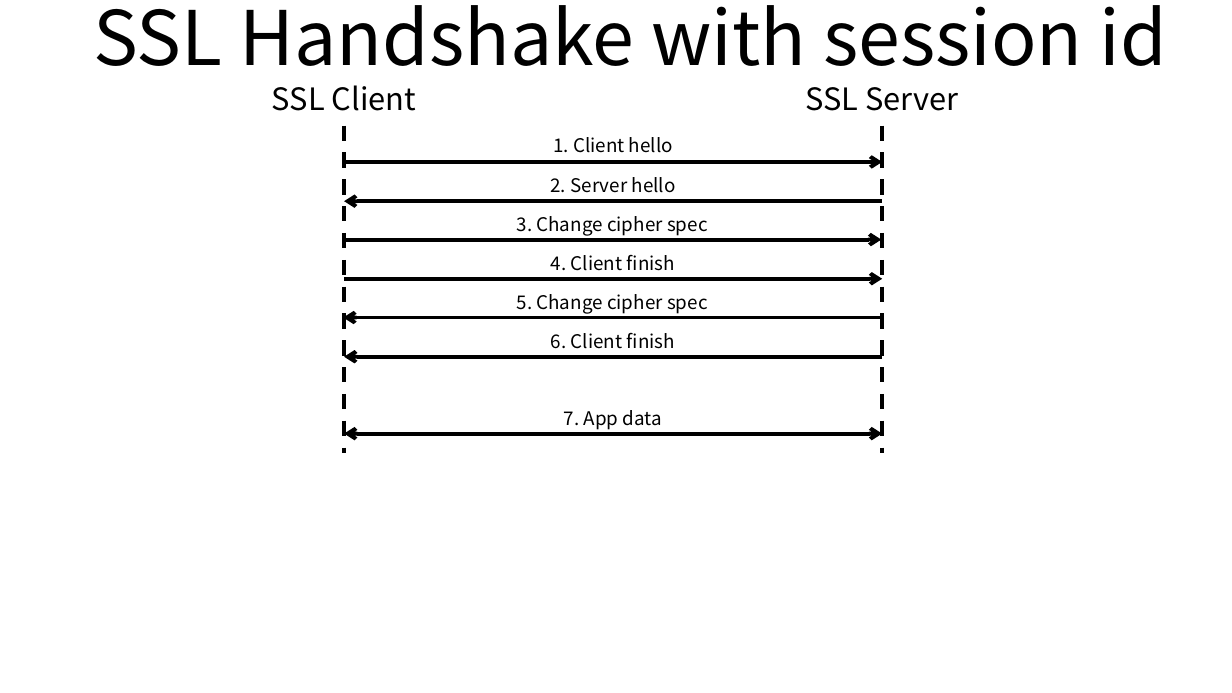
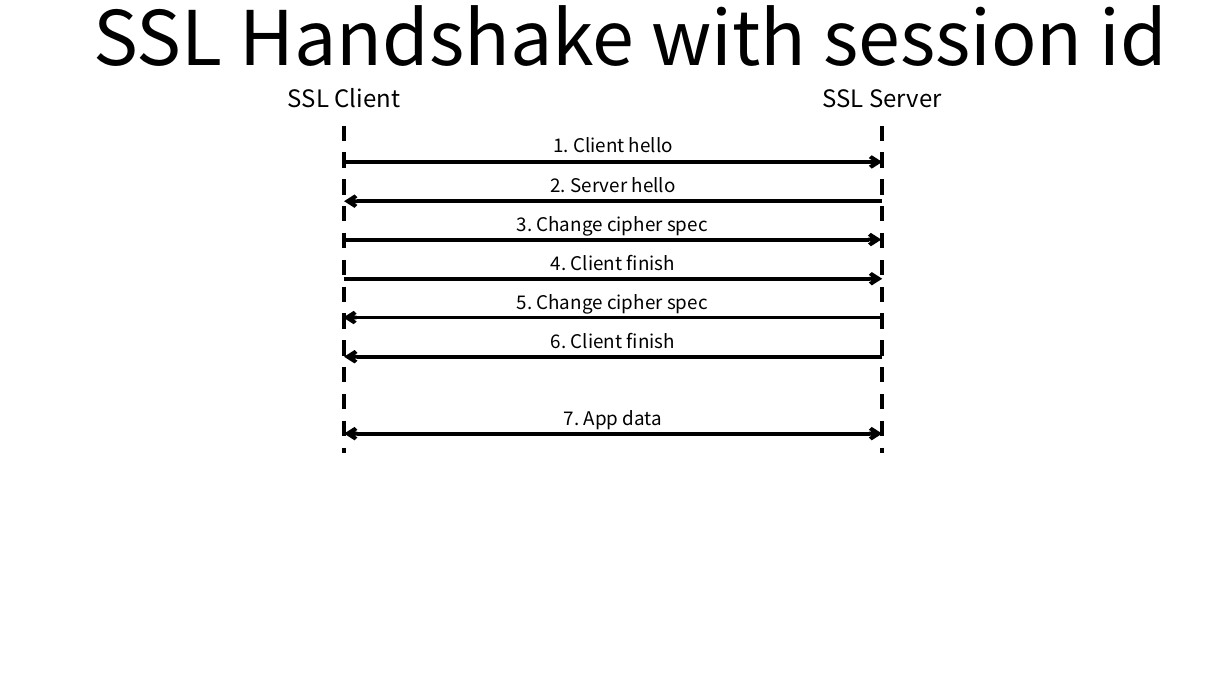
Before and after one commit to ssup2/blog-old, a slide deck: slide 2 of images/theory_analysis/SSL/SSL.pptx. Drawn at 1232x693 pixels with LibreOffice and Linux fonts; fonts in the diff are those of the drawing. Boxes give left, top, right and bottom in pixels: in the first picture for what was removed or moved away, otherwise in the second. Text is boxed around its words. In the diff, an @@ line names an element or a change of style, - is before the commit and + after.

```diff
--- a/images/theory_analysis/SSL/SSL.pptx
+++ b/images/theory_analysis/SSL/SSL.pptx
@@ text "SSL Client" at [288,88,400,108]: size 18 to 14 pt @@
@@ text "SSL Server" at [822,89,942,108]: size 18 to 14 pt @@
```
Also in this commit, not shown: 1 other slide changed, 3 other files.
